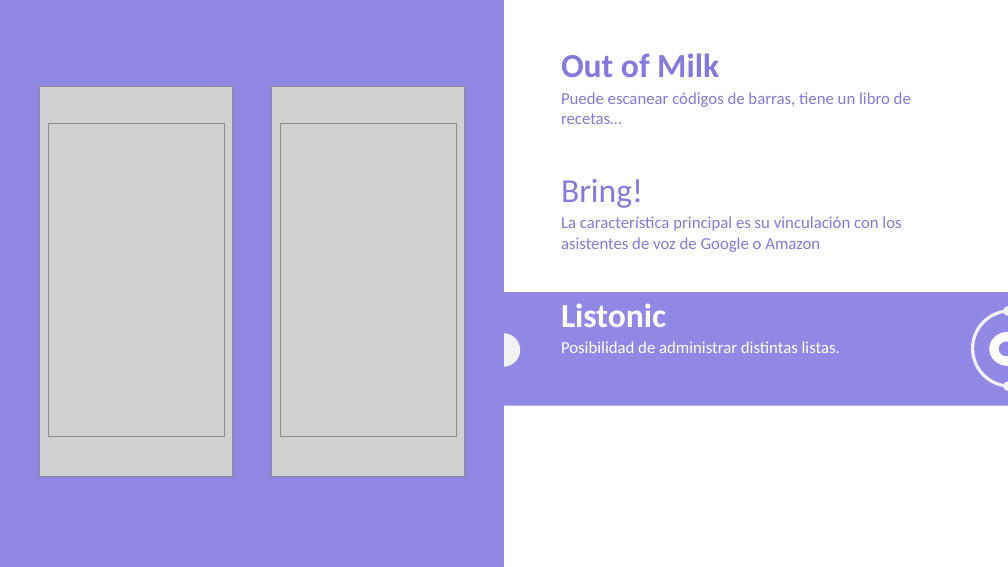
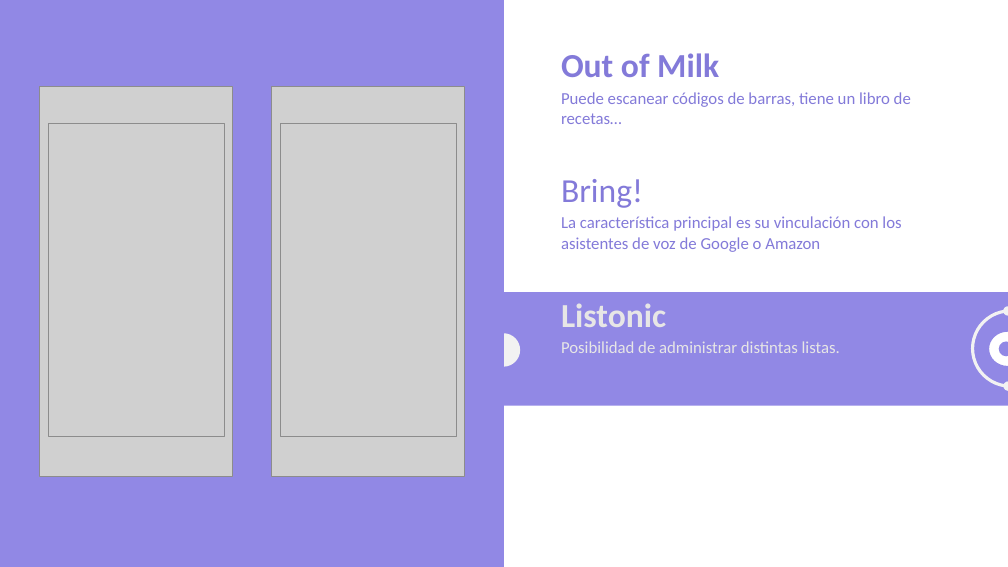
Before and after one commit to AndreaMendez09/TFG_Gestion_Alimentaria_Del_Hogar, a slide deck: slide 9 of Presentacion/Presentación.pptx (slide 7 before the commit). Drawn at 1008x567 pixels with LibreOffice and Linux fonts; fonts in the diff are those of the drawing; grey boxes stand for pictures. Boxes give left, top, right and bottom in pixels: in the first picture for what was removed or moved away, otherwise in the second. Text is boxed around its words. In the diff, an @@ line names an element or a change of style, - is before the commit and + after.

```diff
--- a/Presentacion/Presentación.pptx
+++ b/Presentacion/Presentación.pptx
@@ text "Listonic" at <box>561,303,666,327</box>: text colour #FFFFFF to #E7E6E6 @@
@@ text "Posibilidad de administrar distintas listas." at <box>561,341,840,353</box>: text colour #FFFFFF to #E7E6E6 @@
```
Also in this commit, not shown: 5 other slides changed, 2 slides added, 7 other files.
